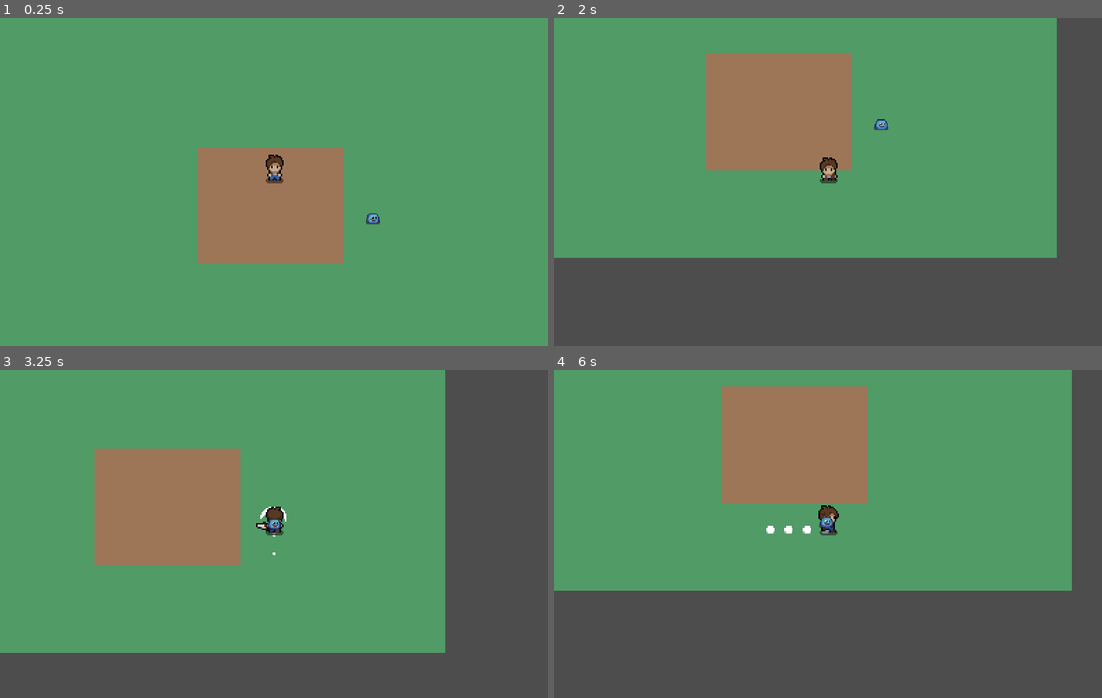
Above: before the commit, frames 1-4 (two rows, left to right).
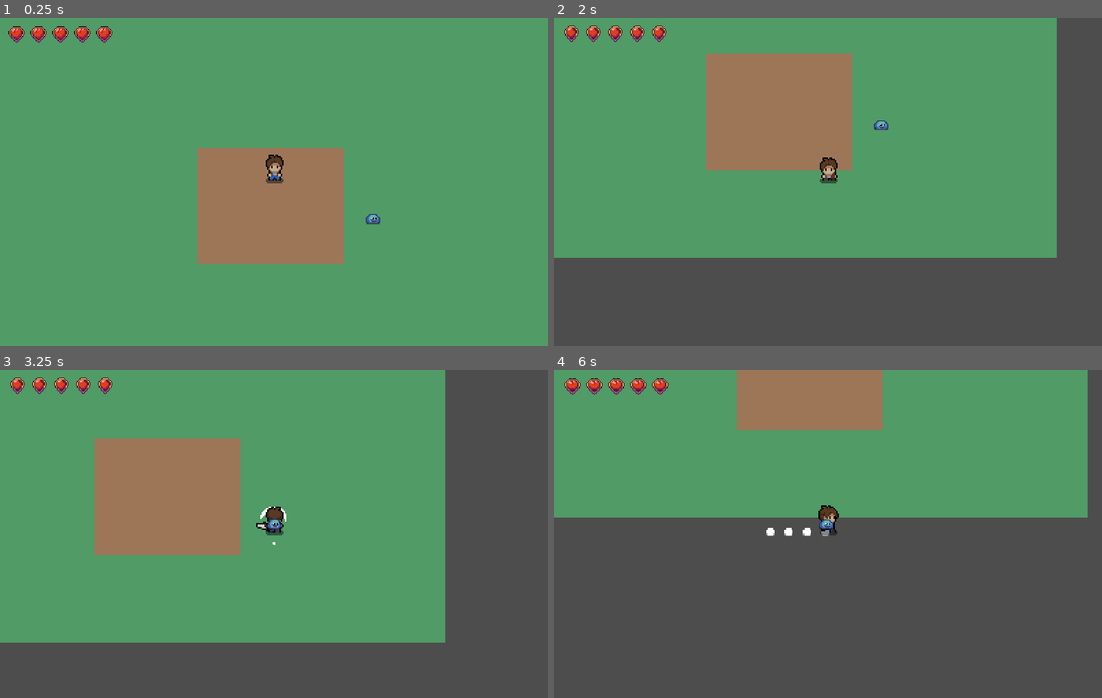
Above: after the commit, the same moments.

Repository: de-110/Chronicles-of-Aethel
Game: Godot game, scene res://scene/_test_game_scene.tscn
Two runs of this game, one before a commit and one after it. Both use one fixed random seed, a clock stepped at 60 frames per second and the inputs below. The project has no main scene, so this scene is started directly.
Inputs (mouse positions are in pixels of both pictures, inside the frame that each line leads up to):
- Up to frame 1 (0.25 s): no input
- Up to frame 2 (2 s): move the mouse to (948, 165) at 0.52 s; hold Right (ui_right) 0.53-1.28 s; hold Shift (player_dash) 0.53-1.28 s; click (948, 165) at 0.6 s; move the mouse to (718, 198) at 1.27 s; hold Down (ui_down) from 1.28 s (still down); tap Shift (player_dash) at 1.35 s; click (718, 198) at 1.55 s
- Up to frame 3 (3.25 s): move the mouse to (328, 461) at 2.02 s; release Down (ui_down) at 2.03 s; hold Right (ui_right) 2.03-2.78 s; hold Shift (player_dash) 2.03-2.78 s; click (328, 461) at 2.1 s; move the mouse to (246, 599) at 2.77 s; hold Up (ui_up) from 2.78 s (still down); tap Shift (player_dash) at 2.85 s; click (246, 599) at 3.05 s
- Up to frame 4 (6 s): move the mouse to (992, 583) at 3.52 s; release Up (ui_up) at 3.53 s; hold Shift (player_dash) 3.53-4.28 s; hold Left (ui_left) 3.53-5.03 s; click (992, 583) at 3.6 s; move the mouse to (663, 484) at 4.27 s; tap Shift (player_dash) at 4.35, 5.85 s; click (663, 484) at 4.55 s; move the mouse to (855, 534) at 5.02 s; hold Down (ui_down) 5.03-5.78 s; hold Shift (player_dash) 5.03-5.78 s; click (855, 534) at 5.1 s; move the mouse to (745, 452) at 5.77 s; hold Right (ui_right) from 5.78 s (still down)

The runs differ from the first frame. In frame 1, 0.5% of the frame differs, in the area x 1-70%, y 2-63%; in frame 2, 0.5%; in frame 3, 4.7%; in frame 4, 31%, in the area x 0-98%, y 0-68%.

Commit message:
added heartUI_scene

Diff:
--- /dev/null
+++ b/heart.tscn
@@ -0,0 +1,52 @@
+[gd_scene load_steps=8 format=3 uid="uid://bysd30pon5j86"]
+
+[ext_resource type="Texture2D" uid="uid://cqc2mg2uyq8x0" path="res://hearts.png" id="1_cixvg"]
+
+[sub_resource type="AtlasTexture" id="AtlasTexture_7p8dj"]
+atlas = ExtResource("1_cixvg")
+region = Rect2(95, 0, 20, 23)
+
+[sub_resource type="AtlasTexture" id="AtlasTexture_pembh"]
+atlas = ExtResource("1_cixvg")
+region = Rect2(115, 0, 20, 23)
+
+[sub_resource type="AtlasTexture" id="AtlasTexture_bjxl8"]
+atlas = ExtResource("1_cixvg")
+region = Rect2(135, 0, 20, 23)
+
+[sub_resource type="AtlasTexture" id="AtlasTexture_7j81i"]
+atlas = ExtResource("1_cixvg")
+region = Rect2(155, 0, 20, 23)
+
+[sub_resource type="AtlasTexture" id="AtlasTexture_lk003"]
+atlas = ExtResource("1_cixvg")
+region = Rect2(175, 0, 20, 23)
+
+[sub_resource type="SpriteFrames" id="SpriteFrames_123q1"]
+animations = [{
+"frames": [{
+"duration": 1.0,
+"texture": SubResource("AtlasTexture_7p8dj")
+}, {
+"duration": 1.0,
+"texture": SubResource("AtlasTexture_pembh")
+}, {
+"duration": 1.0,
+"texture": SubResource("AtlasTexture_bjxl8")
+}, {
+"duration": 1.0,
+"texture": SubResource("AtlasTexture_7j81i")
+}, {
+"duration": 1.0,
+"texture": SubResource("AtlasTexture_lk003")
+}],
+"loop": true,
+"name": &"default",
+"speed": 4.0
+}]
+
+[node name="Heart" type="AnimatedSprite2D"]
+position = Vector2(19, 19)
+sprite_frames = SubResource("SpriteFrames_123q1")
+autoplay = "default"
+frame_progress = 0.341324
--- /dev/null
+++ b/hp_ui_empty.tres
@@ -0,0 +1,7 @@
+[gd_resource type="AtlasTexture" load_steps=2 format=3 uid="uid://rpcl0g1yf302"]
+
+[ext_resource type="Texture2D" uid="uid://cqc2mg2uyq8x0" path="res://hearts.png" id="1_l6uem"]
+
+[resource]
+atlas = ExtResource("1_l6uem")
+region = Rect2(75.8805, 0, 17.1165, 17.1916)
--- /dev/null
+++ b/hp_ui_full.tres
@@ -0,0 +1,7 @@
+[gd_resource type="AtlasTexture" load_steps=2 format=3 uid="uid://dunv1b8bg2mqd"]
+
+[ext_resource type="Texture2D" uid="uid://cqc2mg2uyq8x0" path="res://hearts.png" id="1_kjspp"]
+
+[resource]
+atlas = ExtResource("1_kjspp")
+region = Rect2(0, 0, 17.3274, 16.6527)
--- a/project.godot
+++ b/project.godot
@@ -27,7 +27,6 @@
 [dotnet]
 
 project/assembly_name="topdownx"
-
 
 [input]
 
--- a/scene/_player.gd
+++ b/scene/_player.gd
@@ -1,5 +1,5 @@
 extends CharacterBody2D
-
+class_name Player
 @onready var sprite = $AnimatedSprite2D
 @onready var slash_direction = {
 	Vector2.LEFT: $slash_position/slash_left,
@@ -7,6 +7,8 @@
 	Vector2.UP: $slash_position/slash_up,
 	Vector2.DOWN: $slash_position/slash_down
 }
+var heart_list : Array[TextureRect]
+var health = 5
 
 @export var movement_speed: float = 200.0
 var character_direction: Vector2
@@ -22,6 +24,10 @@
 
 func _ready():
 	current_state = states.idle
+	var heart_parent = $CanvasLayer/HBoxContainer
+	for child in heart_parent.get_children():
+		heart_list.append(child)
+	print(heart_list)
 
 func _physics_process(_delta: float) -> void:
 	player_movement()
@@ -137,3 +143,20 @@
 
 func _on_dash_cooldown_timeout() -> void:
 	dash_cooldown = false
+
+func take_damage(amount: int):
+	health -= amount
+	sprite.modulate = Color.RED
+	await get_tree().create_timer(0.1).timeout
+	sprite.modulate = Color.WHITE
+
+	if health < 0:
+		health = 0
+	update_heart_display()
+
+func update_heart_display():
+	for i in range(heart_list.size()):
+		if i < health:
+			heart_list[i].visible = true
+		else:
+			heart_list[i].visible = false
--- a/scene/_player.tscn
+++ b/scene/_player.tscn
@@ -1,8 +1,9 @@
-[gd_scene load_steps=59 format=3 uid="uid://dxvwocx1qhs7y"]
+[gd_scene load_steps=60 format=3 uid="uid://dxvwocx1qhs7y"]
 
 [ext_resource type="Script" uid="uid://bxakcais4rchg" path="res://scene/_player.gd" id="1_rsh3l"]
 [ext_resource type="Texture2D" uid="uid://2ejjv0g4sou3" path="res://sprites/characters/player.png" id="1_y3otq"]
 [ext_resource type="Texture2D" uid="uid://cto3jb5k1o2nd" path="res://sprites/particles/dust_particles_01.png" id="2_2ukbv"]
+[ext_resource type="PackedScene" uid="uid://bysd30pon5j86" path="res://heart.tscn" id="4_24p6u"]
 
 [sub_resource type="CanvasItemMaterial" id="CanvasItemMaterial_24p6u"]
 particles_animation = true
@@ -430,6 +431,7 @@
 [node name="player" type="CharacterBody2D"]
 scale = Vector2(1.5, 1.5)
 collision_layer = 3
+safe_margin = 15.595
 script = ExtResource("1_rsh3l")
 metadata/_edit_group_ = true
 
@@ -492,6 +494,42 @@
 [node name="dash_cooldown" type="Timer" parent="."]
 wait_time = 0.5
 
+[node name="CanvasLayer" type="CanvasLayer" parent="."]
+
+[node name="HBoxContainer" type="HBoxContainer" parent="CanvasLayer"]
+offset_right = 40.0
+offset_bottom = 40.0
+
+[node name="TextureRect" type="TextureRect" parent="CanvasLayer/HBoxContainer"]
+custom_minimum_size = Vector2(20, 0)
+layout_mode = 2
+
+[node name="Heart" parent="CanvasLayer/HBoxContainer/TextureRect" instance=ExtResource("4_24p6u")]
+
+[node name="TextureRect2" type="TextureRect" parent="CanvasLayer/HBoxContainer"]
+custom_minimum_size = Vector2(20, 0)
+layout_mode = 2
+
+[node name="Heart" parent="CanvasLayer/HBoxContainer/TextureRect2" instance=ExtResource("4_24p6u")]
+
+[node name="TextureRect3" type="TextureRect" parent="CanvasLayer/HBoxContainer"]
+custom_minimum_size = Vector2(20, 0)
+layout_mode = 2
+
+[node name="Heart" parent="CanvasLayer/HBoxContainer/TextureRect3" instance=ExtResource("4_24p6u")]
+
+[node name="TextureRect4" type="TextureRect" parent="CanvasLayer/HBoxContainer"]
+custom_minimum_size = Vector2(20, 0)
+layout_mode = 2
+
+[node name="Heart" parent="CanvasLayer/HBoxContainer/TextureRect4" instance=ExtResource("4_24p6u")]
+
+[node name="TextureRect5" type="TextureRect" parent="CanvasLayer/HBoxContainer"]
+custom_minimum_size = Vector2(20, 0)
+layout_mode = 2
+
+[node name="Heart" parent="CanvasLayer/HBoxContainer/TextureRect5" instance=ExtResource("4_24p6u")]
+
 [connection signal="timeout" from="attack_cooldown" to="." method="_on_attack_cooldown_timeout"]
 [connection signal="timeout" from="dash_duration" to="." method="_on_dash_duration_timeout"]
 [connection signal="timeout" from="dash_cooldown" to="." method="_on_dash_cooldown_timeout"]
--- a/scene/_test_enemy.gd
+++ b/scene/_test_enemy.gd
@@ -1,15 +1,72 @@
 extends CharacterBody2D
 
 @onready var enemy_sprite = $Sprite2D/AnimationPlayer
+@export var target: Node2D
 
+
+const SPEED = 100.0
+@export var attack_range: float = 50.0
+@export var attack_damage: int = 2
+@export var attack_cooldown: float = 1.5
+
+
+var player_detected: bool = false
+var can_attack: bool = true
 var health: float = 3.0
 
 func _ready() -> void:
 	add_to_group("enemy")
 
-func take_damage(player_damage: float):
-	enemy_sprite.play("take_damage")
-	health -= player_damage
+func _physics_process(_delta: float) -> void:
+	if not player_detected or target == null:
+		velocity = Vector2.ZERO
+		return
 
+
+	var distance_to_player = global_position.distance_to(target.global_position)
+
+	if distance_to_player <= attack_range:
+		velocity = Vector2.ZERO
+		if can_attack:
+			perform_attack()
+	else:
+
+		var direction = (target.global_position - global_position).normalized()
+		velocity = direction * SPEED
+
+		if direction.x < 0:
+			$Sprite2D.flip_h = true
+		else:
+			$Sprite2D.flip_h = false
+
+		move_and_slide()
+
+func perform_attack():
+	can_attack = false
+	print("atak")
+
+	if target.has_method("take_damage"):
+		target.take_damage(attack_damage)
+
+
+	await get_tree().create_timer(attack_cooldown).timeout
+
+	can_attack = true
+
+func take_damage(damage_amount: float):
+	if enemy_sprite and enemy_sprite.has_animation("take_damage"):
+		enemy_sprite.play("take_damage")
+		print("Ouch")
+
+	health -= damage_amount
 	if health <= 0.0:
 		queue_free()
+
+func _on_area_2d_body_entered(body: Node2D) -> void:
+	if body is Player:
+		player_detected = true
+		target = body
+
+func _on_area_2d_body_exited(body: Node2D) -> void:
+	if body == target:
+		player_detected = false
--- a/scene/_test_enemy.tscn
+++ b/scene/_test_enemy.tscn
@@ -68,6 +68,9 @@
 [sub_resource type="RectangleShape2D" id="RectangleShape2D_vhldw"]
 size = Vector2(12, 12)
 
+[sub_resource type="CircleShape2D" id="CircleShape2D_feuov"]
+radius = 75.5719
+
 [node name="Enemy" type="CharacterBody2D" groups=["enemy"]]
 scale = Vector2(1.5, 1.5)
 script = ExtResource("1_feuov")
@@ -86,3 +89,13 @@
 
 [node name="CollisionShape2D" type="CollisionShape2D" parent="."]
 shape = SubResource("RectangleShape2D_vhldw")
+
+[node name="Area2D" type="Area2D" parent="."]
+collision_layer = 2
+collision_mask = 2
+
+[node name="CollisionShape2D" type="CollisionShape2D" parent="Area2D"]
+shape = SubResource("CircleShape2D_feuov")
+
+[connection signal="body_entered" from="Area2D" to="." method="_on_area_2d_body_entered"]
+[connection signal="body_exited" from="Area2D" to="." method="_on_area_2d_body_exited"]
--- a/scene/_test_game_scene.tscn
+++ b/scene/_test_game_scene.tscn
@@ -73,3 +73,5 @@
 [node name="Slime" parent="." node_paths=PackedStringArray("target") instance=ExtResource("2_f6u20")]
 position = Vector2(240, 124)
 target = NodePath("../Player")
+
+[connection signal="child_entered_tree" from="Slime" to="Player" method="_on_slime_child_entered_tree"]
--- a/scene/enemy.gd
+++ /dev/null
@@ -1,11 +0,0 @@
-extends CharacterBody2D
-
-const SPEED = 100.0
-@export var target:Node2D
-
-
-
-func _physics_process(delta: float) -> void:
-	var direction = (target.global_position - global_position).normalized()
-	velocity = direction * SPEED
-	move_and_slide()
--- a/scene/player.tscn
+++ b/scene/player.tscn
@@ -1,7 +1,73 @@
-[gd_scene load_steps=12 format=3 uid="uid://oh0xpjucjrv2"]
-
-[ext_resource type="Script" uid="uid://bw5bbdlliqavy" path="res://scene/player_movement.gd" id="1_hjaqi"]
+[gd_scene load_steps=12 format=3 uid="uid://c3qjxb5g132sm"]
+
 [ext_resource type="Texture2D" uid="uid://dnmq75ar73cjd" path="res://icon.svg" id="1_xo3ru"]
+
+[sub_resource type="GDScript" id="GDScript_xo3ru"]
+script/source = "extends CharacterBody2D
+
+@export var movement_speed : float = 500
+var character_direction : Vector2
+var current_look_dir = \"right\"
+
+var can_slash: bool = true
+@export var slash_time: float = 0.1
+@export var sword_return_time: float = 0.5
+@export var weapon_damage: float = 1.0
+
+func _physics_process(_delta: float) -> void:
+	character_direction.x = Input.get_axis(\"ui_left\", \"ui_right\")
+	character_direction.y = Input.get_axis(\"ui_up\", \"ui_down\")
+	character_direction = character_direction.normalized()
+
+	if character_direction:
+		velocity = character_direction * movement_speed
+	else:
+		velocity = velocity.move_toward(Vector2.ZERO, movement_speed)
+	move_and_slide()
+
+	if current_look_dir == \"right\" and get_global_mouse_position().x > global_position.x:
+		$Sprite2D/flip_anim.play(\"look-left\")
+		current_look_dir = \"left\"
+	elif current_look_dir == \"left\" and get_global_mouse_position().x < global_position.x:
+		$Sprite2D/flip_anim.play(\"look-right\")
+		current_look_dir = \"right\"
+
+	if get_global_mouse_position().y > global_position.y:
+		$Sprite2D/weapon.show_behind_parent = false
+	else:
+		$Sprite2D/weapon.show_behind_parent = true
+
+	if Input.is_action_just_pressed(\"player_attack\") and can_slash:
+		$Sprite2D/weapon/AnimationPlayer.speed_scale = $Sprite2D/weapon/AnimationPlayer.get_animation(\"slash\").length / slash_time
+		$Sprite2D/weapon/AnimationPlayer.play(\"slash\")
+		spawn_slash()
+		can_slash = false
+
+	if Input.is_action_just_pressed(\"player_dash\"):
+		player_dash()
+
+const sword_slash_preload = preload(\"res://scene/sword_slash.tscn\")
+func spawn_slash():
+	var sword_slash_var = sword_slash_preload.instantiate()
+	sword_slash_var.global_position = global_position
+	sword_slash_var.get_node(\"Sprite2D/AnimationPlayer\").speed_scale = sword_slash_var.get_node(\"Sprite2D/AnimationPlayer\").get_animation(\"slash\").length / slash_time
+	sword_slash_var.get_node(\"Sprite2D\").flip_v = false if get_global_mouse_position().x > global_position.x else true
+	get_parent().add_child(sword_slash_var)
+
+func _on_animation_player_animation_finished(anim_name: StringName) -> void:
+	if anim_name == \"slash\" and can_slash == false:
+		$Sprite2D/weapon/AnimationPlayer.speed_scale = $Sprite2D/weapon/AnimationPlayer.get_animation(\"sword_return\").length / sword_return_time
+		$Sprite2D/weapon/AnimationPlayer.play(\"sword_return\")
+	else:
+		can_slash = true
+
+func player_dash():
+	movement_speed = movement_speed * 5
+	$Timer.start()
+
+func _on_timer_timeout() -> void:
+	movement_speed = 500
+"
 
 [sub_resource type="Animation" id="Animation_fvtld"]
 length = 0.001
@@ -155,7 +221,7 @@
 }
 
 [node name="player" type="CharacterBody2D"]
-script = ExtResource("1_hjaqi")
+script = SubResource("GDScript_xo3ru")
 
 [node name="Sprite2D" type="Sprite2D" parent="."]
 scale = Vector2(0.5, 0.5)
--- a/scene/player_movement.gd
+++ /dev/null
@@ -1,64 +0,0 @@
-extends CharacterBody2D
-
-@export var movement_speed : float = 500
-var character_direction : Vector2
-var current_look_dir = "right"
-
-var can_slash: bool = true
-@export var slash_time: float = 0.1
-@export var sword_return_time: float = 0.5
-@export var weapon_damage: float = 1.0
-
-func _physics_process(_delta: float) -> void:
-	character_direction.x = Input.get_axis("ui_left", "ui_right")
-	character_direction.y = Input.get_axis("ui_up", "ui_down")
-	character_direction = character_direction.normalized()
-
-	if character_direction:
-		velocity = character_direction * movement_speed
-	else:
-		velocity = velocity.move_toward(Vector2.ZERO, movement_speed)
-	move_and_slide()
-
-	if current_look_dir == "right" and get_global_mouse_position().x > global_position.x:
-		$Sprite2D/flip_anim.play("look-left")
-		current_look_dir = "left"
-	elif current_look_dir == "left" and get_global_mouse_position().x < global_position.x:
-		$Sprite2D/flip_anim.play("look-right")
-		current_look_dir = "right"
-
-	if get_global_mouse_position().y > global_position.y:
-		$Sprite2D/weapon.show_behind_parent = false
-	else:
-		$Sprite2D/weapon.show_behind_parent = true
-
-	if Input.is_action_just_pressed("player_attack") and can_slash:
-		$Sprite2D/weapon/AnimationPlayer.speed_scale = $Sprite2D/weapon/AnimationPlayer.get_animation("slash").length / slash_time
-		$Sprite2D/weapon/AnimationPlayer.play("slash")
-		spawn_slash()
-		can_slash = false
-
-	if Input.is_action_just_pressed("player_dash"):
-		player_dash()
-
-const sword_slash_preload = preload("res://scene/sword_slash.tscn")
-func spawn_slash():
-	var sword_slash_var = sword_slash_preload.instantiate()
-	sword_slash_var.global_position = global_position
-	sword_slash_var.get_node("Sprite2D/AnimationPlayer").speed_scale = sword_slash_var.get_node("Sprite2D/AnimationPlayer").get_animation("slash").length / slash_time
-	sword_slash_var.get_node("Sprite2D").flip_v = false if get_global_mouse_position().x > global_position.x else true
-	get_parent().add_child(sword_slash_var)
-
-func _on_animation_player_animation_finished(anim_name: StringName) -> void:
-	if anim_name == "slash" and can_slash == false:
-		$Sprite2D/weapon/AnimationPlayer.speed_scale = $Sprite2D/weapon/AnimationPlayer.get_animation("sword_return").length / sword_return_time
-		$Sprite2D/weapon/AnimationPlayer.play("sword_return")
-	else:
-		can_slash = true
-
-func player_dash():
-	movement_speed = movement_speed * 5
-	$Timer.start()
-
-func _on_timer_timeout() -> void:
-	movement_speed = 500
--- a/scene/slime.gd
+++ b/scene/slime.gd
@@ -3,11 +3,13 @@
 const SPEED = 100.0
 @export var target:Node2D
 var player_detected: bool = false
+var animation : AnimatedSprite2D
 
 func _physics_process(delta: float) -> void:
 	if player_detected:
 		var direction = (target.global_position - global_position).normalized()
 		velocity = direction * SPEED
+
 		move_and_slide()
 
 func _on_area_2d_body_entered(body: Node2D) -> void:
--- a/scene/slime.tscn
+++ b/scene/slime.tscn
@@ -52,7 +52,8 @@
 [node name="AnimatedSprite2D" type="AnimatedSprite2D" parent="."]
 sprite_frames = SubResource("SpriteFrames_yn13l")
 animation = &"idle_right"
-frame_progress = 0.823908
+autoplay = "idle_right"
+frame_progress = 0.872674
 
 [node name="Area2D" type="Area2D" parent="."]
 collision_layer = 2
--- a/scene/test_scene_attack.tscn
+++ b/scene/test_scene_attack.tscn
@@ -5,15 +5,16 @@
 
 [node name="Test_Scene_Attack" type="Node2D"]
 
-[node name="CharacterBody2D" parent="." instance=ExtResource("1_xlpjd")]
+[node name="P" parent="." instance=ExtResource("1_xlpjd")]
 
-[node name="Camera2D" type="Camera2D" parent="."]
+[node name="Camera2D" type="Camera2D" parent="P"]
+scale = Vector2(0.666667, 0.666667)
 
-[node name="Enemy" parent="." instance=ExtResource("2_ikbu6")]
-position = Vector2(117, -65)
+[node name="Enemy" parent="." node_paths=PackedStringArray("target") instance=ExtResource("2_ikbu6")]
+position = Vector2(205, -95)
+safe_margin = 10.747
+target = NodePath("../P")
+attack_damage = 1
 
-[node name="Enemy2" parent="." instance=ExtResource("2_ikbu6")]
-position = Vector2(-42, -107)
-
-[node name="Enemy3" parent="." instance=ExtResource("2_ikbu6")]
-position = Vector2(-159, 46)
+[connection signal="child_entered_tree" from="P/Camera2D" to="P" method="_on_camera_2d_child_entered_tree"]
+[connection signal="child_exiting_tree" from="P/Camera2D" to="Enemy" method="_on_camera_2d_child_exiting"]
Binary file added: hearts.png
Not shown, added: hearts.png.import
Not shown: 1 places in scene/_test_enemy.tscn that only renumber resources
Not shown, removed: scene/enemy.gd.uid
Not shown, removed: scene/player_movement.gd.uid
Not shown: 1 places in scene/slash.tscn that only renumber resources
